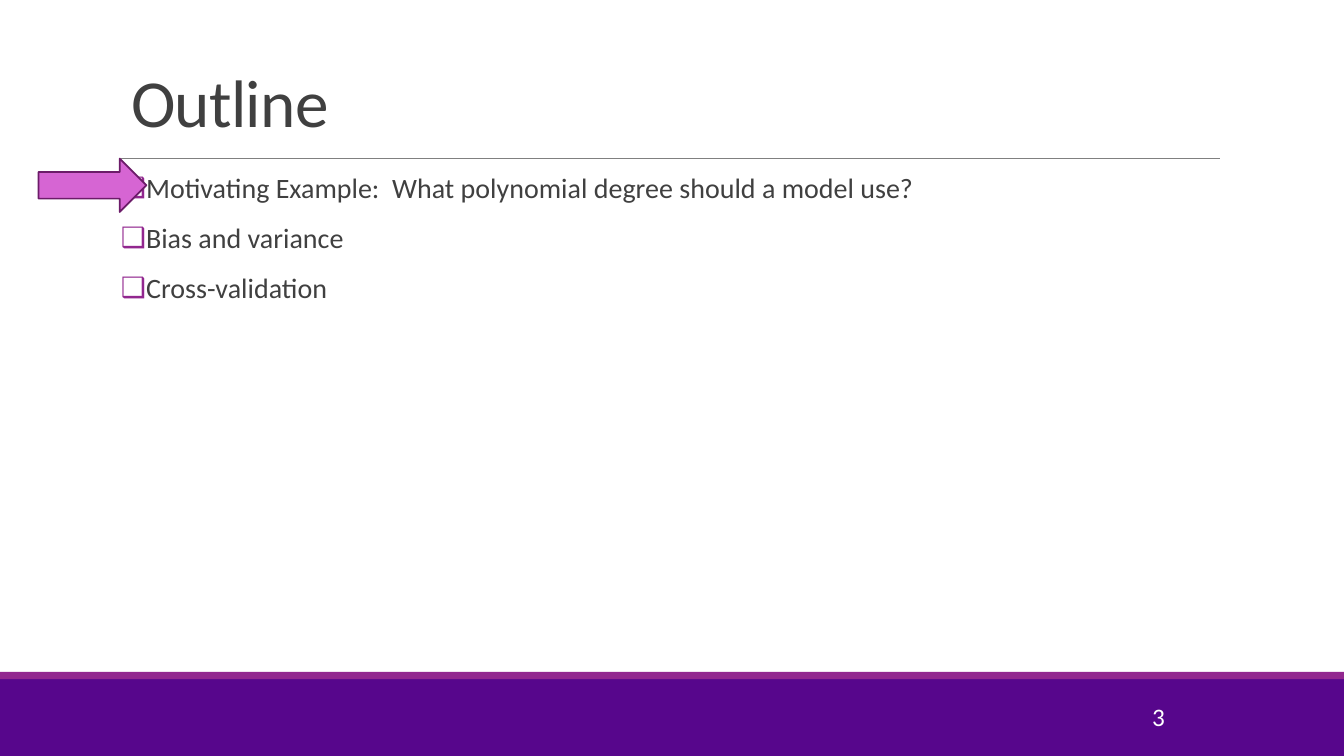
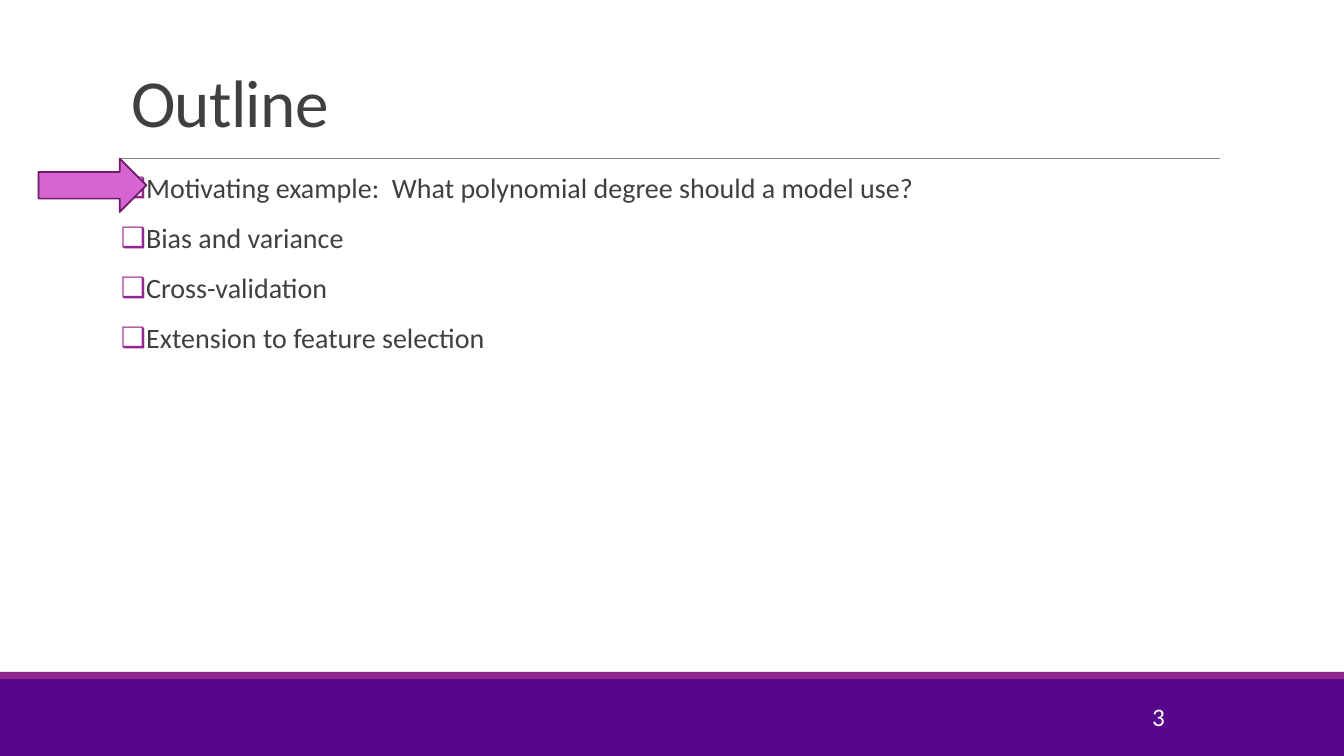
Before and after one commit to joshzzl/introml, a slide deck: slide 3 of lectures/Lect04_ModelSelection.pptx. Drawn at 1344x756 pixels with LibreOffice and Linux fonts; fonts in the diff are those of the drawing; background and template pictures are left out. Boxes give left, top, right and bottom in pixels: in the first picture for what was removed or moved away, otherwise in the second. Text is boxed around its words. In the diff, an @@ line names an element or a change of style, - is before the commit and + after.

Commit message:
Modified the way the bias-variance tradeoff is presented somewhat. Also added a few slides about feature selection. This is necessary since Lab is actually for feature selection.

```diff
--- a/lectures/Lect04_ModelSelection.pptx
+++ b/lectures/Lect04_ModelSelection.pptx
@@ text at (146, 178, 913, 203): text changed @@
-❑ Motivating Example: What polynomial degree should a model use?
+❑ Motivating example: What polynomial degree should a model use?
@@ text at (146, 328, 484, 348): paragraph added @@
+❑ Extension to feature selection
```
Also in this commit, not shown: 9 other slides changed, 6 slides added, 1 slide removed, 1 other file.
